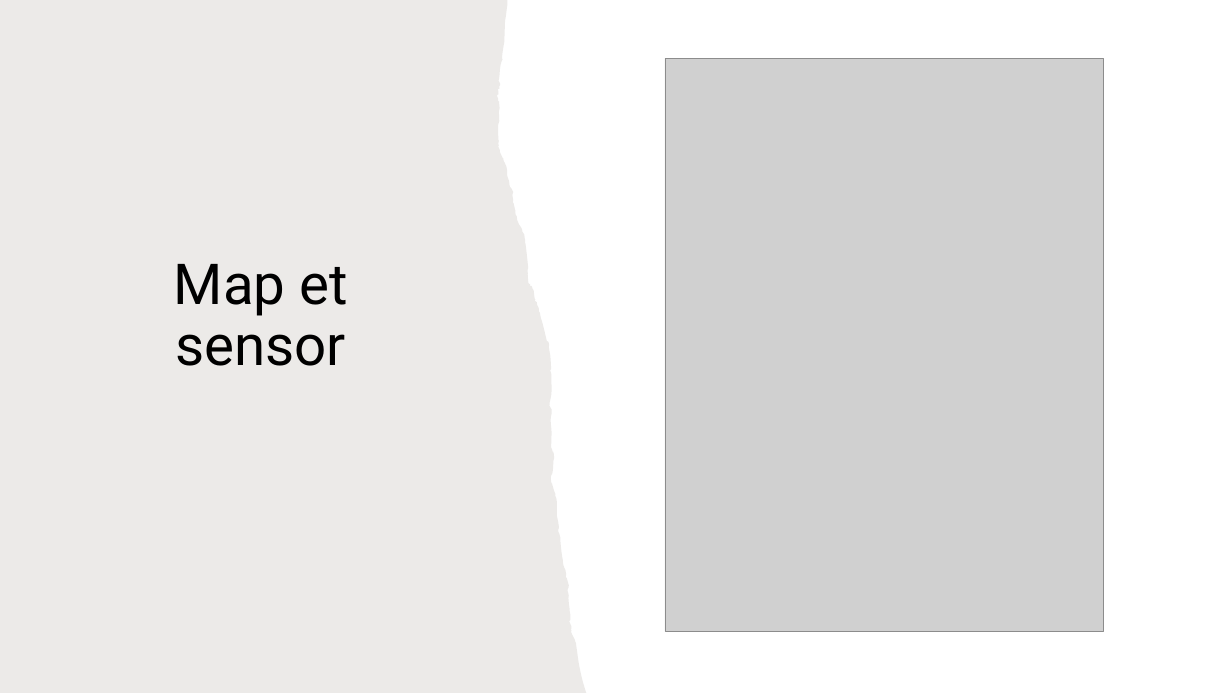
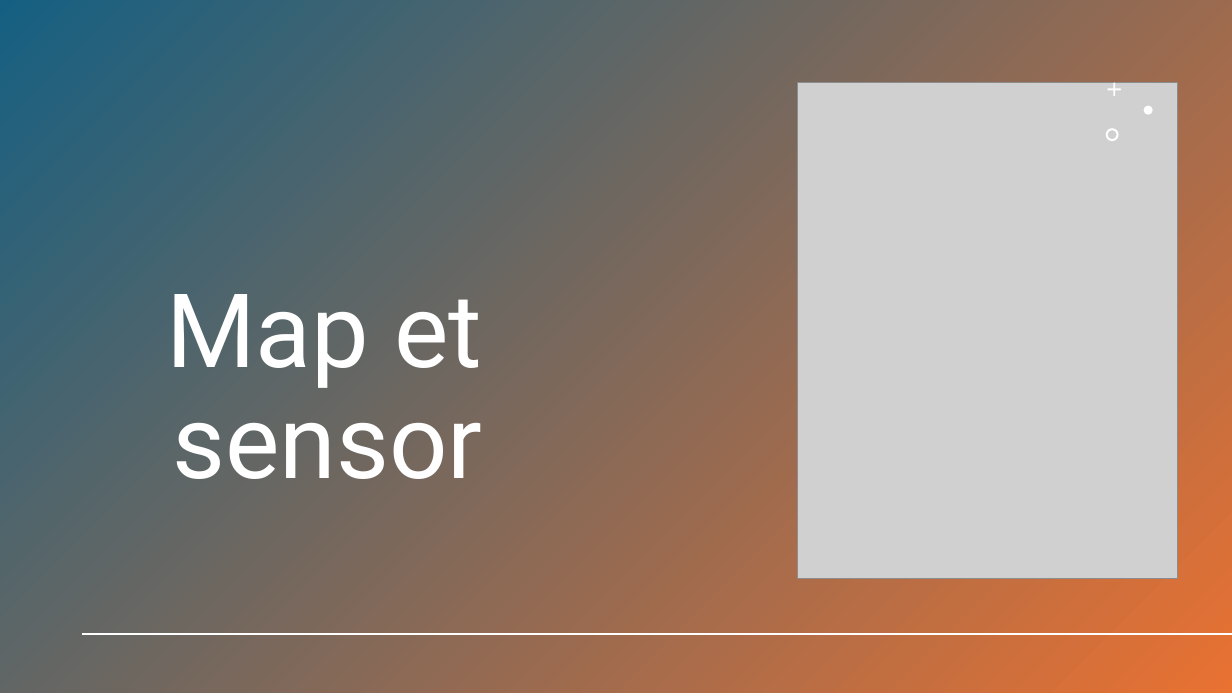
Before and after one commit to QuentinGense-hub/BlackJack_RL_QLearning_VS_SARSA, a slide deck: slide 6 of Autonomous Driving in Roundabout Maneuvers Using Reinforcement Learning.pptx (slide 5 before the commit). Drawn at 1232x693 pixels with LibreOffice and Linux fonts; fonts in the diff are those of the drawing; grey boxes stand for pictures. Boxes give left, top, right and bottom in pixels: in the first picture for what was removed or moved away, otherwise in the second. Text is boxed around its words. In the diff, an @@ line names an element or a change of style, - is before the commit and + after.

```diff
--- a/Autonomous Driving in Roundabout Maneuvers Using Reinforcement Learning.pptx
+++ b/Autonomous Driving in Roundabout Maneuvers Using Reinforcement Learning.pptx
@@ freeform shape removed at (x1=0, y1=0, x2=587, y2=693) @@
@@ rectangle added at (x1=0, y1=0, x2=1232, y2=693), fill gradient #156082 to #E97132 @@
@@ picture resized from (x1=665, y1=58, x2=1104, y2=631) to (x1=798, y1=82, x2=1177, y2=579) @@
@@ freeform shape added at (x1=1107, y1=82, x2=1121, y2=96), fill #FFFFFF @@
@@ freeform shape added at (x1=1144, y1=105, x2=1153, y2=115), fill #FFFFFF @@
@@ title "Map et sensor" moved from (x1=174, y1=264, x2=347, y2=366) to (x1=166, y1=294, x2=482, y2=479) @@
@@ title "Map et sensor" at (x1=166, y1=294, x2=482, y2=479): size 44 to 80 pt, text colour #000000 to #FFFFFF; alignment centre to right @@
@@ freeform shape added at (x1=1106, y1=128, x2=1119, y2=141), fill #FFFFFF @@
@@ line added from (1231, 634) to (84, 634), #FFFFFF 2 pt @@
```
Also in this commit, not shown: 3 other slides changed, 2 slides added, 1 slide removed, 8 other files.
